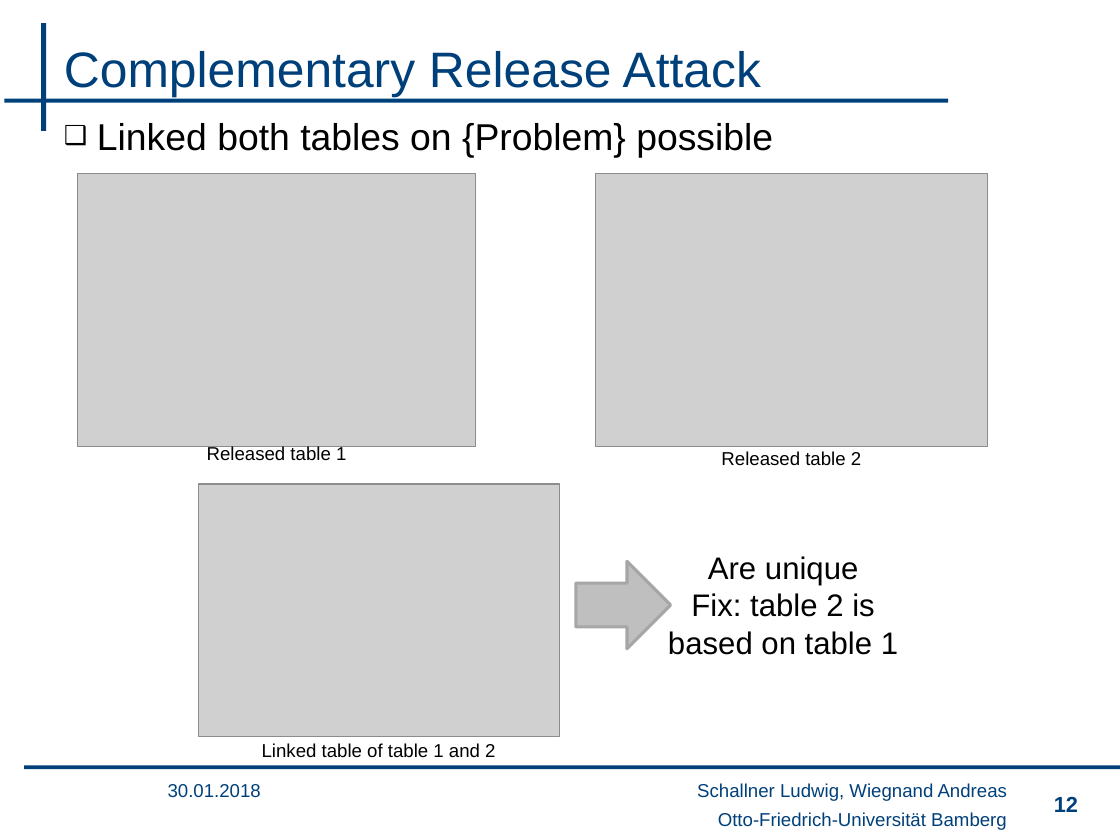
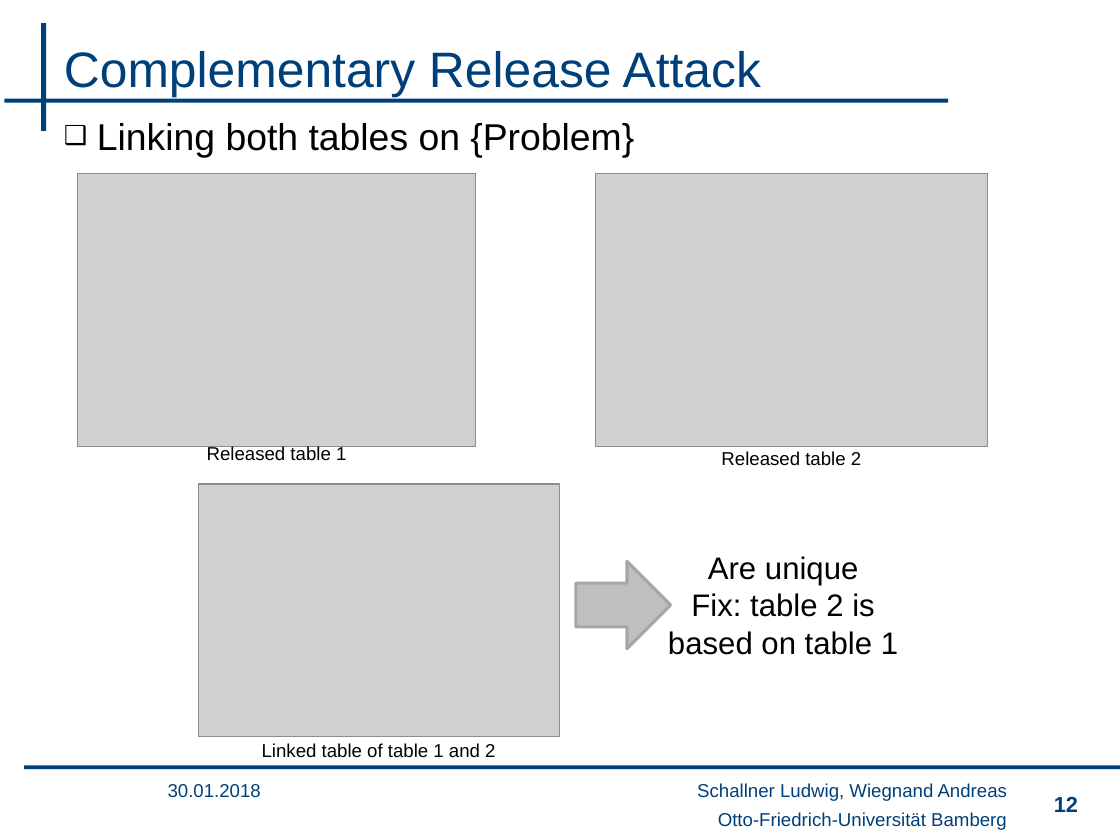
Before and after one commit to wsgan001/PSI-MSem, a slide deck: slide 12 of presentation/sicherheits_lu.pptx. Drawn at 1120x840 pixels with LibreOffice and Linux fonts; fonts in the diff are those of the drawing; grey boxes stand for pictures; background and template pictures are left out. Boxes give left, top, right and bottom in pixels: in the first picture for what was removed or moved away, otherwise in the second. Text is boxed around its words. In the diff, an @@ line names an element or a change of style, - is before the commit and + after.

```diff
--- a/presentation/sicherheits_lu.pptx
+++ b/presentation/sicherheits_lu.pptx
@@ text at (97,123,634,157): text changed @@
-❑ Linked both tables on {Problem} possible
+❑ Linking both tables on {Problem}
```
Also in this commit, not shown: 5 other slides changed.
